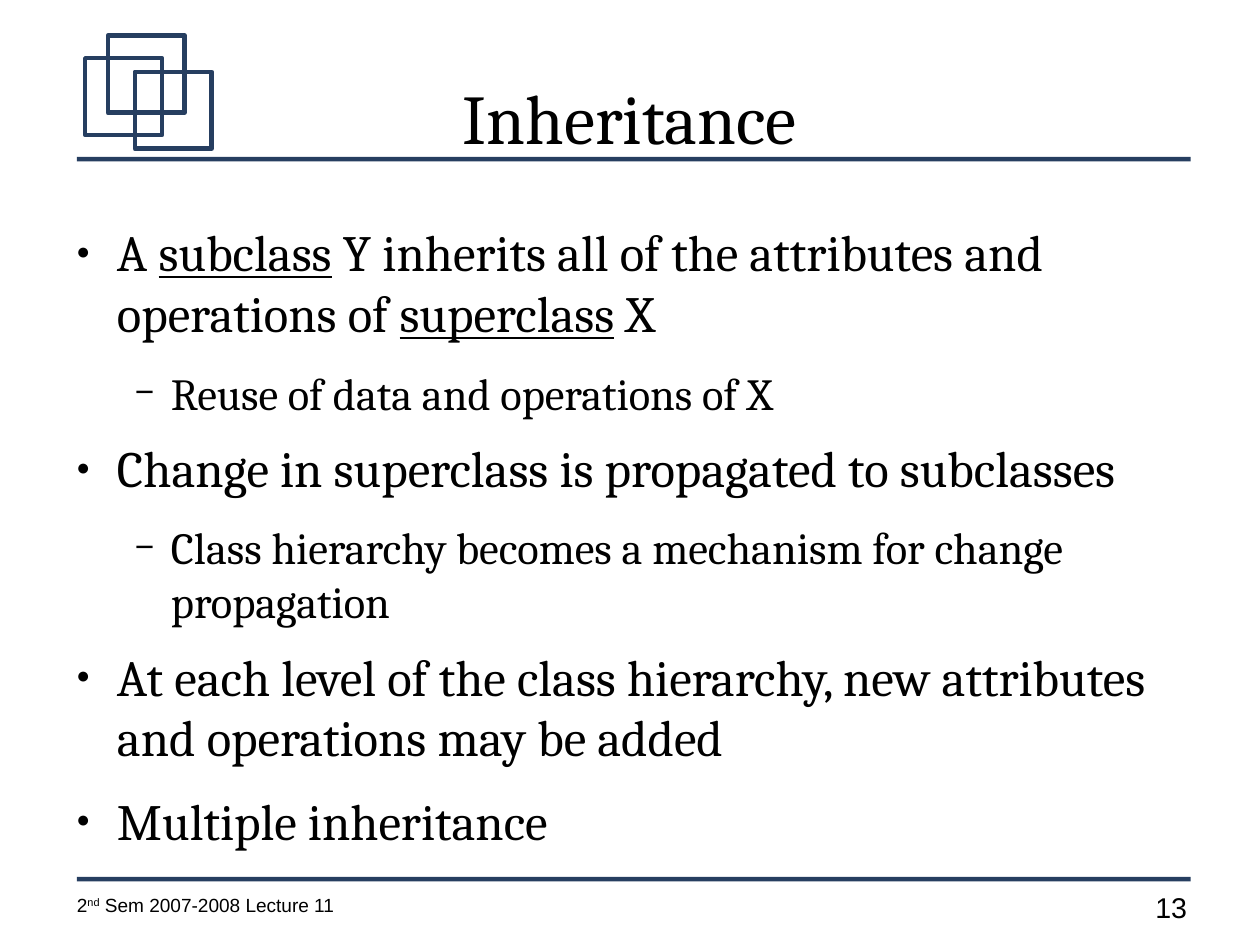
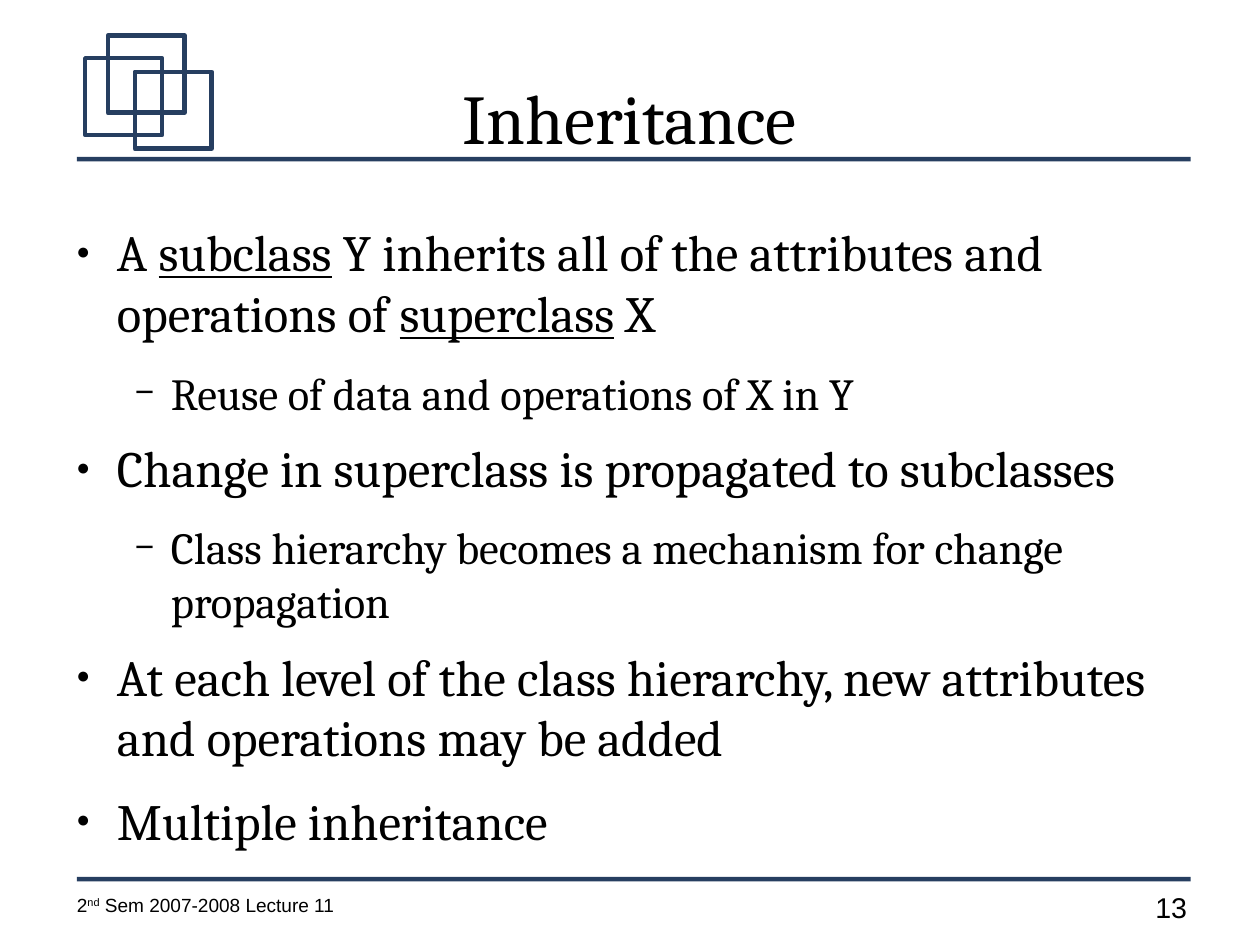
Before and after one commit to jachermocilla/jach-homepage, a slide deck: slide 13 of CMSC128-2nd-Sem-2007-L11.odp. Drawn at 1260x945 pixels with LibreOffice and Linux fonts; fonts in the diff are those of the drawing. Boxes give left, top, right and bottom in pixels: in the first picture for what was removed or moved away, otherwise in the second. Text is boxed around its words. In the diff, an @@ line names an element or a change of style, - is before the commit and + after.

```diff
--- a/CMSC128-2nd-Sem-2007-L11.odp
+++ b/CMSC128-2nd-Sem-2007-L11.odp
@@ text at (171, 378, 854, 420): text changed @@
-  − Reuse of data and operations of X
+  − Reuse of data and operations of X in Y
```
Also in this commit, not shown: 8 other slides changed, 1 slide added, 1 slide removed.
